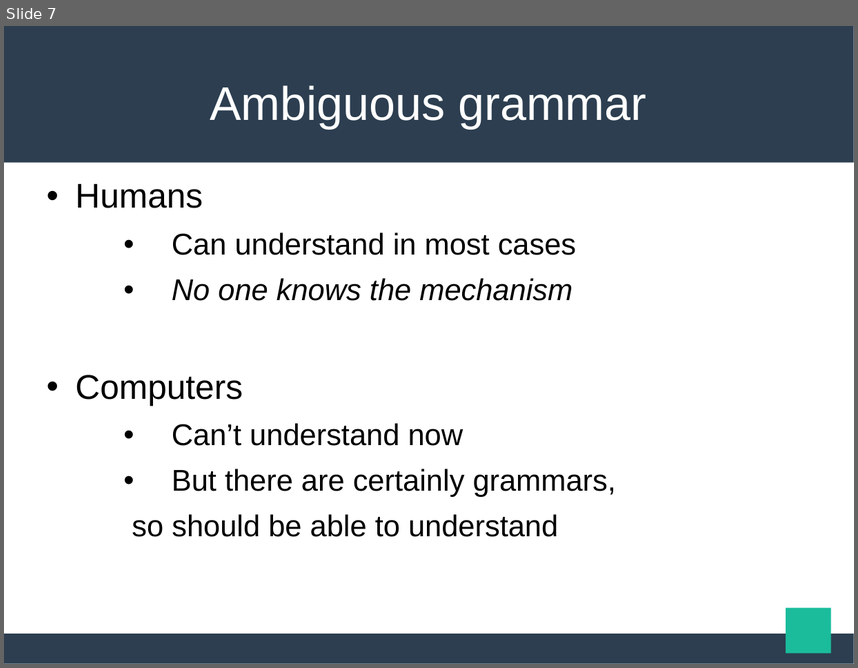
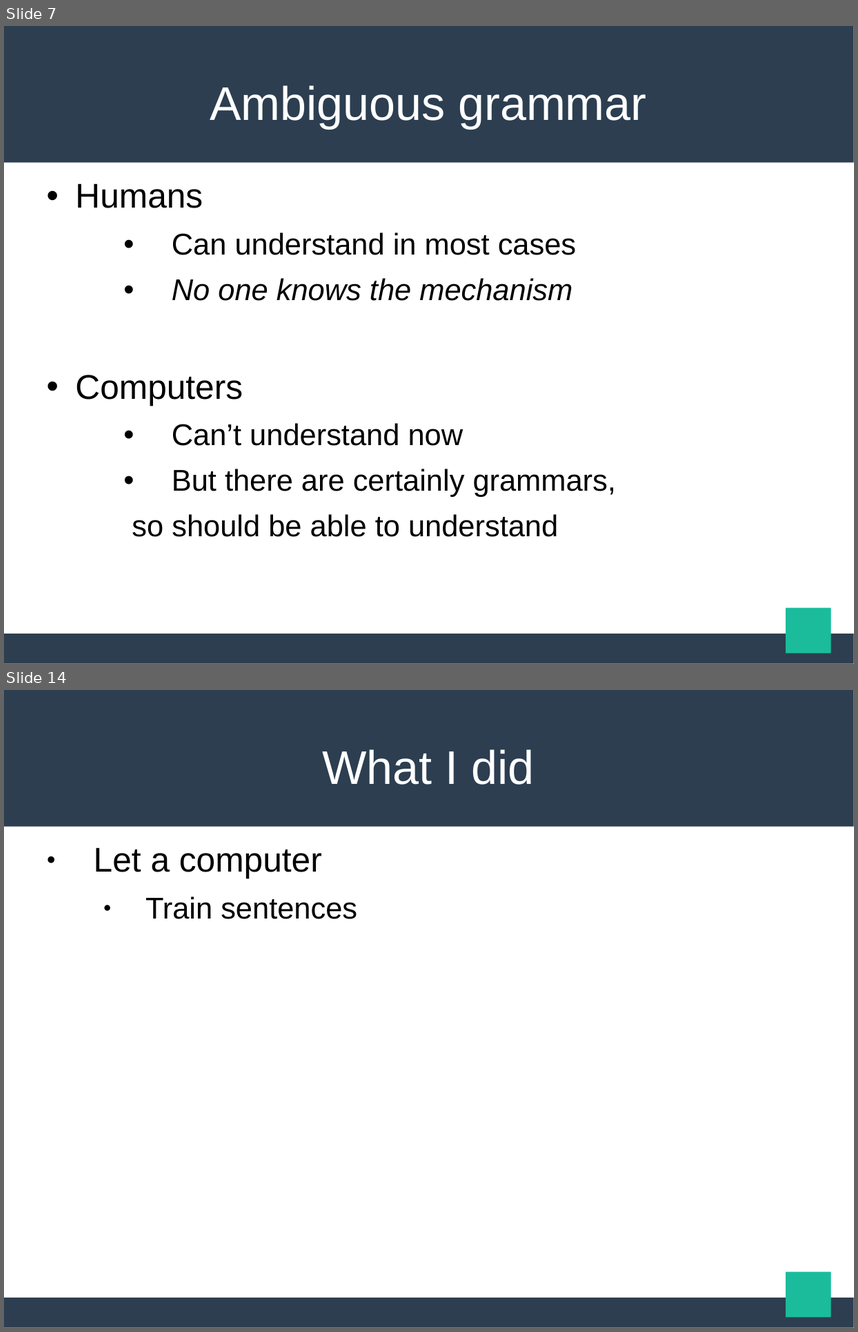
Before and after one commit to maekawatoshiki/neural-machine-translation-demo, a slide deck: NY_slide.ppt. Shown one above the other, each under a label of ours: slide 7 before the commit, slides 7 and 14 after it; the slides between them are not shown. The pictures are 858x668 and 858x1332 pixels, drawn with LibreOffice and Linux fonts; fonts in the diff are those of the drawing. Boxes give left, top, right and bottom in pixels: in the first picture for what was removed or moved away, otherwise in the second. Text is boxed around its words. In the diff, an @@ line names an element or a change of style, - is before the commit and + after.

```diff
--- a/NY_slide.ppt
+++ b/NY_slide.ppt
@@ slide 14 added at bbox=[4, 690, 854, 1328], background #FFFFFF; not listed: 3 template elements that a slide beside it also shows @@
@@ title added at bbox=[322, 749, 534, 785], 44 pt, text #FFFFFF @@
+What I did
@@ text added at bbox=[94, 847, 357, 919], 28 pt, text #000000 @@
+● Let a computer
+  ● Train sentences
```
Also in this commit, not shown: 2 slides changed, 4 other slides added, 2 other files.
